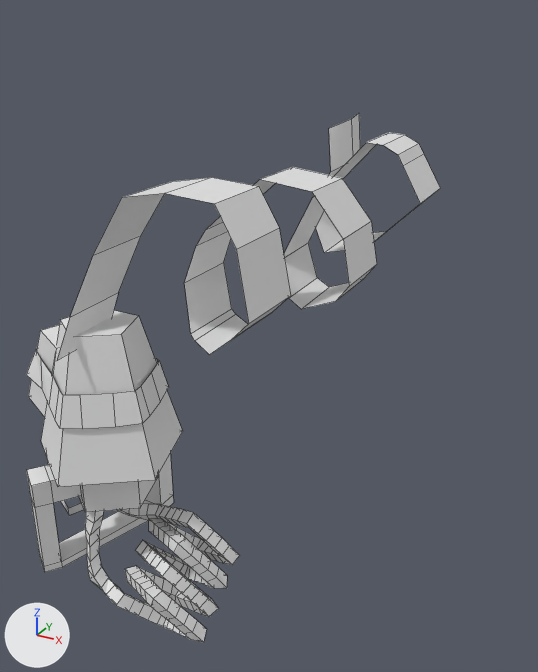
A saved change to the Blender file resources/locations/swamp/lighter/lighter.blend.
Rendered twice from a camera (50 mm lens) standing at (1.22, -1.26, 1.05) and looking at (0.13, 0.71, 0.06). The lights are fixed; the arrows at lower left show +X, +Y and +Z. Mesh edges are drawn as thin lines.

The scene before the commit, as lines of its bpy script (objects in view):
```python
me_cylinder_002 = bpy.data.meshes.new('Cylinder.002')
me_cylinder_002.from_pydata(...)  # 544 vertices, 511 faces; spans x -0.273..0.352, y -0.242..0.181, z -0.018..0.864
me_cylinder_002.materials.append(mat_material)  # its picture is missing
me_plane_001 = bpy.data.meshes.new('Plane.001')
me_plane_001.from_pydata(...)  # 70 vertices, 34 faces; spans x -0.004..0.415, y -0.09..1.087, z -0.05..0.289
me_plane_001.materials.append(mat_chain)  # its picture is missing
ob_cylinder = bpy.data.objects.new('Cylinder', me_cylinder_002)
ob_cylinder.location = (0.0, 0.033, 0.306)
ob_cylinder.rotation_euler = (-3.142, 0.0, 0.0)  # degrees (-180, 0, 0)
ob_plane = bpy.data.objects.new('Plane', me_plane_001)
ob_plane.location = (0.0, 0.007, 0.308)
ob_plane.scale = (1.35, 1.35, 1.35)
```
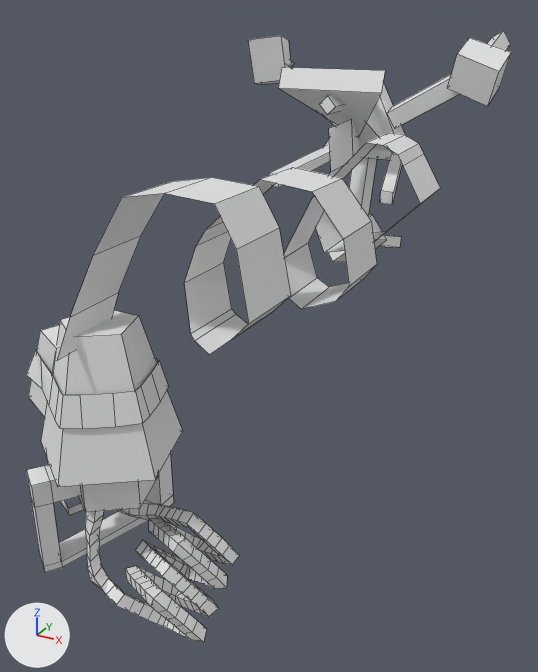
The change in detail:
Material 'ligher' (mat_ligher) is new.
Its base color is (0.8, 0.8, 0.8) (white #e7e7e7).
Mesh me_cube is new.
It has 114 vertices, 87 faces and spans x -0.509..0.501, y -0.319..0.297, z -0.479..0.386.
It uses material mat_ligher (its picture is missing).
Object 'Cube' (ob_cube) is new; it shows me_cube.
Its location is (0.137, 1.43, 0.592).

Pixel boxes [x1, y1, x2, y2] of what changed, in the pictures (538 x 672 px):
'Cube', added: after [248, 31, 511, 262]
